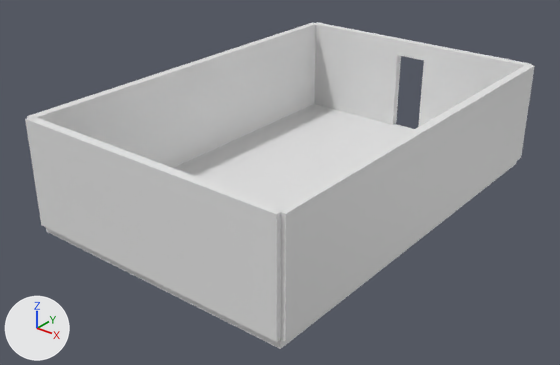
A saved change to the FBX model mansion_room.fbx.
Before and after are seen from a 50 mm lens placed at (3.05, -4.07, 2.56), pointed at (-0.04, -0.2, 0.16). The axes (+X, +Y, +Z) are drawn at lower left. The lights are the same throughout. Where no turn or scale is listed for an object, it has been applied to the vertices.

In view in the first picture: 'cuboid', 'cuboid_1', 'cuboid_2', 'cuboid_3', 'cuboid_4'.
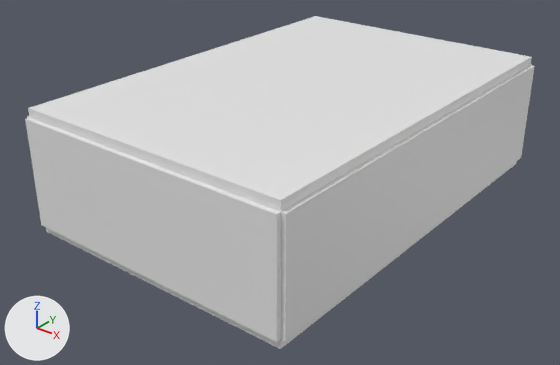
What differs and where, as boxes [x1, y1, x2, y2] in the pictures (560 x 365 px):
```json
{"object": "cuboid_3", "change": "moved", "before": [46, 104, 517, 349], "after": [28, 16, 532, 212]}
{"object": "cuboid_1", "change": "unchanged, covered by the edit", "before": [27, 22, 317, 168]}
{"object": "cuboid_4", "change": "unchanged, covered by the edit", "before": [314, 22, 532, 127]}
{"object": "floor_1", "change": "unchanged, uncovered by the edit", "after": [46, 161, 517, 349]}
```

Edits to the scene script, one JSON object a line:
```json
{"op": "set", "path": "ob_cuboid_3.location", "old": "(0.0, 0.0, 0.0)", "new": "(0.0, 0.0, 0.812)"}
```
